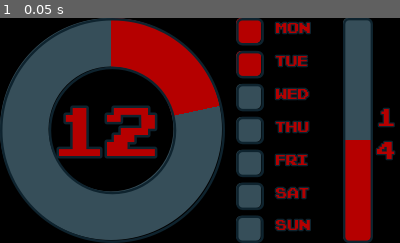
Above: before the commit, frame 1.
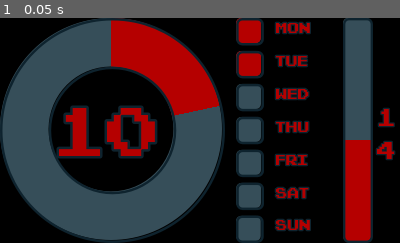
Above: after the commit, the same moment.

Repository: TravisLeeWolf/productivity-helper
Game: Godot game, scene res://main.tscn
Two runs of this game, one before a commit and one after it. Both use one fixed random seed, a clock stepped at 60 frames per second and the inputs below.
Inputs:
- Up to frame 1 (0.05 s): no input

The runs differ from the first frame. In frame 1, 1.8% of the frame differs, in the area x 26-40%, y 39-63%.

Commit message:
minor bug fix, hour if/else

Diff:
--- a/godot_4/main.gd
+++ b/godot_4/main.gd
@@ -4,6 +4,7 @@
 
 func _ready():
 	today = get_date()
+	print(get_time())
 	update_time()
 	update_date()
 
@@ -40,6 +41,7 @@
 	var hour = get_time().hour
 	if hour > 12:
 		hour = hour - 12
+		$Grid/MinuteBar/HourText.text = str(hour)
 	elif hour == 0:
 		$Grid/MinuteBar/HourText.text = "12"
 		update_date()
Not shown, changed: godot_4/export_presets.cfg
Not shown, changed: productivity-helper-v0.3.1.exe
Not shown, added: productivity-helper-v0.3.2.exe
